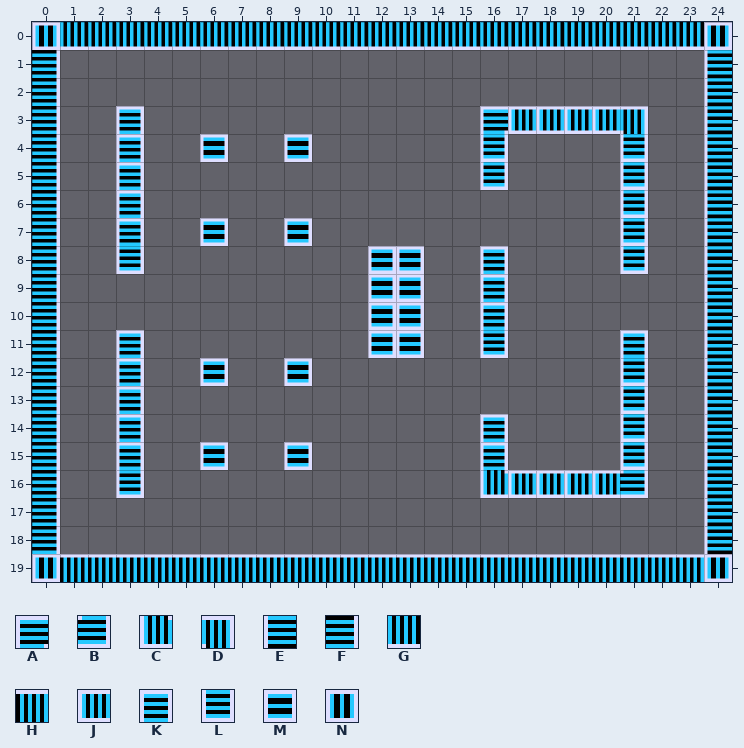
An edit to a level. Tiled map, assets/tilemaps/level2.tmx. The picture above is the old version.
Cells are 32x32 px. Shown: x 0..24, y 0..19.
Key: from "pacman": A 97, B 97 turned 180, C 97 turned 270, D 97 turned 90, E 99, F 99 turned 180, G 99 turned 270, H 99 turned 90, J 129 turned 180, K 129 turned 270, L 129 turned 90, M 140, N 140 turned 270.
_ is an empty cell.
Layer "Platforms" before, first column x 0:
 0 NGGGGGGGGGGGGGGGGGGGGGGGN
 1 F_______________________E
 2 F_______________________E
 3 F__K____________AJJJJD__E
 4 F__K__M__M______L____L__E
 5 F__K____________L____L__E
 6 F__K_________________L__E
 7 F__K__M__M___________L__E
 8 F__L________MM__K____L__E
 9 F___________MM__K_______E
10 F___________MM__K_______E
11 F__K________MM__L____K__E
12 F__K__M__M___________L__E
13 F__K_________________L__E
14 F__K____________K____L__E
15 F__K__M__M______K____L__E
16 F__L____________CJJJJB__E
17 F_______________________E
18 F_______________________E
19 NHHHHHHHHHHHHHHHHHHHHHHHN
New version:
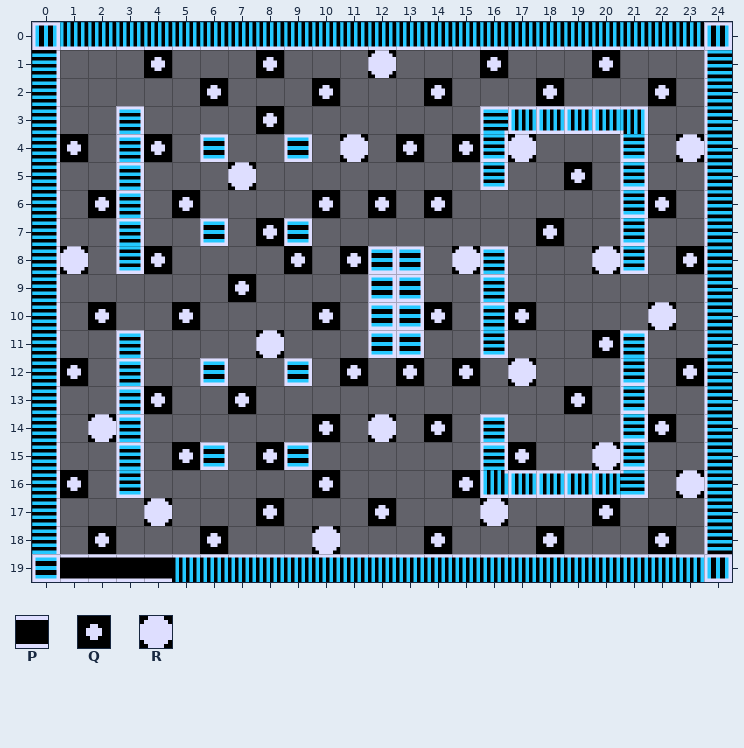
Further tiles: from "pacman": P 107; from "puntos": Q 1, R 2.
Tiles of an added or newly shown layer are drawn over the layers below it.
From old to new:
Changed rows in their new state; . is an unchanged cell.
Layer "Platforms":
first column x 0:
19 MPPPP
Layer "puntos" (added):
first column x 1:
 1 ...Q...Q.......Q...Q...
 2 .....Q...Q...Q...Q...Q.
 3 .......Q...............
 4 Q..Q........Q.Q........
 5 ..................Q....
 6 .Q..Q....Q.Q.Q.......Q.
 7 .......Q.........Q.....
 8 ...Q....Q.Q...........Q
 9 ......Q................
10 .Q..Q....Q...Q..Q......
11 ...................Q...
12 Q.........Q.Q.Q.......Q
13 ...Q..Q...........Q....
14 .........Q...Q.......Q.
15 ....Q..Q........Q......
16 Q........Q....Q........
17 .......Q...Q.......Q...
18 .Q...Q.......Q...Q...Q.
Layer "puntos2" (added):
first column x 1:
 1 ...........R...........
 4 ..........R.....R.....R
 5 ......R................
 8 R.............R....R...
10 .....................R.
11 .......R...............
12 ................R......
14 .R.........R...........
15 ...................R...
16 ......................R
17 ...R...........R.......
18 .........R.............
Where, in picture pixels (left, top, right, bottom), the same in both pictures:
changed: (35, 50, 704, 582)
